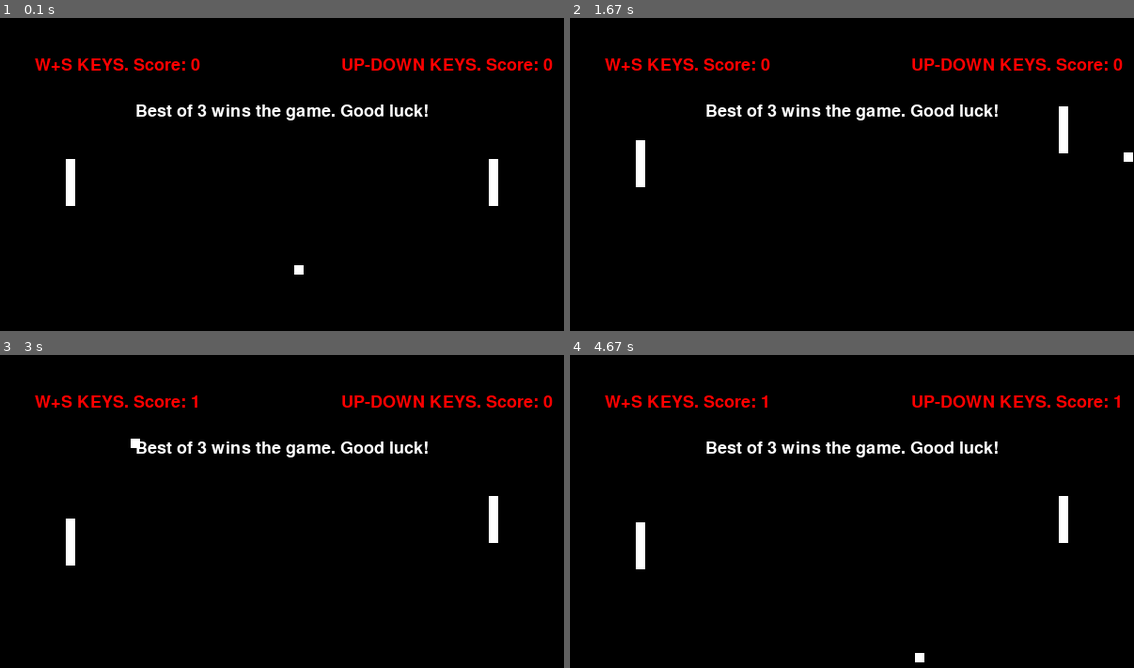
Above: before the commit, frames 1-4 (two rows, left to right).
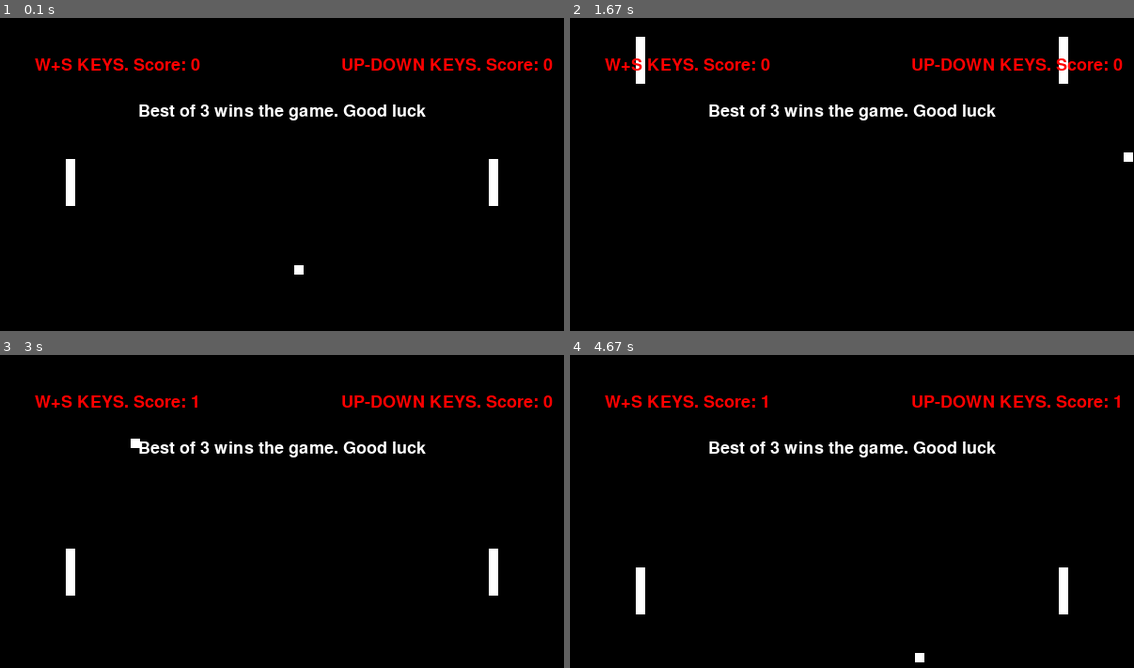
Above: after the commit, the same moments.

Repository: AnArchoz/pythonHomework
Game: pygame game, started from Pong.py
Two runs of this game, one before a commit and one after it. Both use one fixed random seed, a clock stepped at 60 frames per second and the inputs below.
Inputs:
- Up to frame 1 (0.1 s): no input
- Up to frame 2 (1.67 s): hold W 0.33-0.8 s; hold Up 0.33-0.8 s; hold Up 0.83-1.3 s; hold W 0.83-1.3 s; hold Down 1.33-1.63 s; hold S 1.33-1.63 s
- Up to frame 3 (3 s): hold Down 2.07-2.43 s; hold S 2.07-2.43 s; hold Up 2.47-2.77 s; hold W 2.47-2.77 s; hold Down from 2.8 s (still down); hold S from 2.8 s (still down)
- Up to frame 4 (4.67 s): release Down at 3.1 s; release S at 3.1 s; hold Up 3.13-3.5 s; hold W 3.13-3.5 s; hold Down 3.53-3.9 s; hold S 3.53-3.9 s; hold Down 4.27-4.57 s; hold S 4.27-4.57 s; hold Up from 4.6 s (still down); hold W from 4.6 s (still down)

The runs differ from the first frame. In frame 1, 1.3% of the frame differs, in the area x 24-76%, y 27-33%; in frame 2, 2.3%; in frame 3, 2.2%; in frame 4, 2.3%, in the area x 11-89%, y 27-83%.

Commit message:
Pong V.1.1 with improved concurrent paddle movements

Diff:
--- a/Pong.py
+++ b/Pong.py
@@ -1,13 +1,13 @@
 """Created by Antoine Rebelo in November 2019.
     Single-file remake of Pong.
-    -------------AntoPong V1.0-----------"""
+    -------------AntoPong V1.1-----------"""
 import pygame
 
 # Define constants and colours
 BLACK = (0, 0, 0)
 WHITE = (255, 255, 255)
 RED = (255, 0, 0)
-SIZE = (600, 350)
+SCREENSIZE = (600, 350)
 CENTER_RESET = (300, 250)
 LEFT_PADDLE_POSITION = (75, 175)
 RIGHT_PADDLE_POSITION = (525, 175)
@@ -17,10 +17,10 @@
 
 # Initialise Pygame, set up the window and running conditions
 pygame.init()
-screen = pygame.display.set_mode(SIZE)
+screen = pygame.display.set_mode(SCREENSIZE)
 win = screen.get_rect()
 pygame.display.set_caption("Pong")
-pygame.key.set_repeat(10, 60)
+pygame.key.set_repeat(10, 0)
 fps = pygame.time.Clock()
 font = pygame.font.Font('freesansbold.ttf', 18)
 
@@ -53,7 +53,7 @@
     screen.fill(BLACK)
 
     # Initialise text and update player scores
-    welcomeText = font.render("Best of 3 wins the game. Good luck!", True, WHITE)
+    welcomeText = font.render("Best of 3 wins the game. Good luck", True, WHITE)
     p1ScoreText = font.render("W+S KEYS. Score: " + str(p1score), True, RED)
     p2ScoreText = font.render("UP-DOWN KEYS. Score: " + str(p2score), True, RED)
     welcomeBox = welcomeText.get_rect()
@@ -74,7 +74,7 @@
     fps.tick(60)
 
 
-def handleKeyEvents(event):
+def handleKeysPressed(keys):
     """Takes a key-event as parameter and assigns it an action in-game.
         Controls movement of player paddles and exiting out of the game."""
     global player1
@@ -83,19 +83,19 @@
     # Amount of pixels the players move every tick
     step = 2
 
-    if event.type == pygame.KEYDOWN:
-        # Key events for player 2
-        if event.key == pygame.K_UP:
-            player2 = player2.move(0, -step)
-        if event.key == pygame.K_DOWN:
-            player2 = player2.move(0, +step)
-        # Key events for player 1
-        if event.key == pygame.K_w:
-            player1 = player1.move(0, -step)
-        if event.key == pygame.K_s:
-            player1 = player1.move(0, +step)
-        if event.key == pygame.K_ESCAPE:
-            exit()
+    # Key handling for player 2
+    if keys[pygame.K_UP]:
+        player2 = player2.move(0, -step)
+    if keys[pygame.K_DOWN]:
+        player2 = player2.move(0, +step)
+
+    # Key handling for player 1
+    if keys[pygame.K_w]:
+        player1 = player1.move(0, -step)
+    if keys[pygame.K_s]:
+        player1 = player1.move(0, +step)
+    if keys[pygame.K_ESCAPE]:
+        exit()
 
 
 def main():
@@ -113,7 +113,8 @@
             if event.type == pygame.QUIT or p1score == 3 or p2score == 3:
                 exit()
 
-        handleKeyEvents(event)
+            keys_pressed = pygame.key.get_pressed()
+            handleKeysPressed(keys_pressed)
 
         # Movement of the ball using the vector
         ball = ball.move(VEC)
